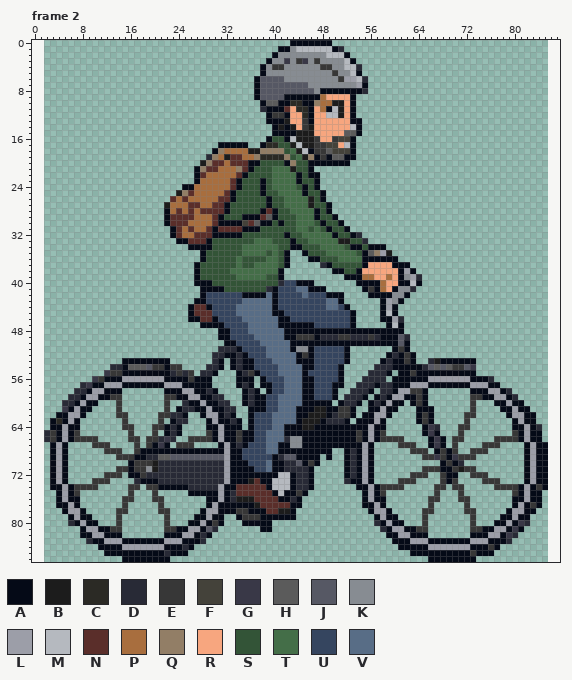
Pixel-art file, stored at art/source/rw_cyclist_adult2/rw_cyclist_adult2_pedal.aseprite. Above: the version before the commit.
84x87 pixels, 8 frames. Shown: frame 2. The old version is drawn lined up with the new one, on the new canvas. The commit also changed other frames, which this record leaves out.
Palette (. is transparent): A #050a17  B #1c1c1c  C #2b2a25  D #282a36  E #373737  F #44423a  G #393847  H #5b5b5b  J #565864  K #878c92  L #9c9ea8  M #b5b9bf  N #5a2e2a  P #a86e3e  Q #927e66  R #f7a67f  S #335437  T #446e48  U #35455f  V #586d86
After:
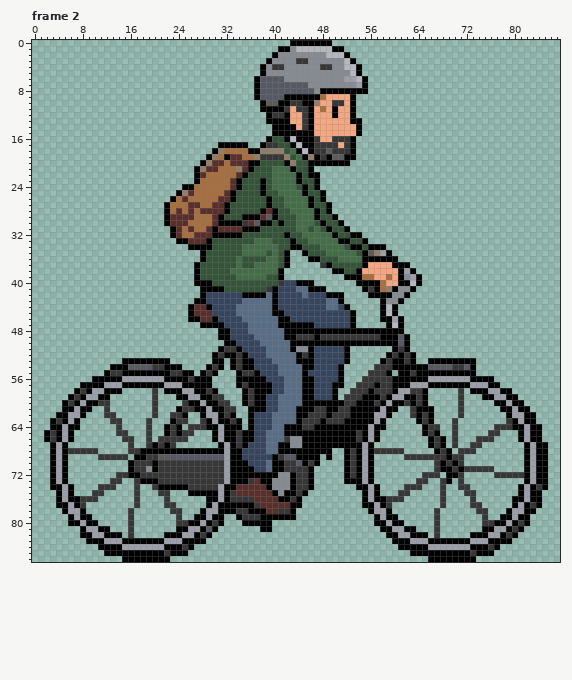
From old to new:
canvas 84x87 -> 88x87, the old top-left corner now at 2,0
colour A: #050a17 -> #000000
Changed rows in their new state; - is a pixel that keeps its letter.
Frame 2:
first column x 28:
 1 -----------------------A----
 3 --------------K--E-K--------
 4 --------------------------A-
 5 ----------------------K-----
 6 -----------------------K---A
 8 ---------------------------A
10 ---------------EE---RREE----
11 ----------A---E-EE---RAR----
12 -----------------E---RAR----
13 --------------A-------------
14 -------------A-A--A------R--
15 ----------------AAA-----RR--
16 ----------------AAA----EE---
17 -----------EE--A-AA--EE-E---
18 --------AA------A-----EEE---
19 -A--A-----EEEE---A----------
20 A---------------------------
21 ---------------A------------
first column x 2:
25 ----------------------A------------------------------------------------------------
26 ---------------------A----------------------A--------------------------------------
27 --------------------A-----------------------A--------------------------------------
30 ---------------------------------E-------------------------------------------------
32 ----------------------------------------------------A------------------------------
33 -------------------------------------------------AA--A-----------------------------
35 ---------------------------------------------------------A-------------------------
37 ----------------------------------------------E------------------------------------
39 --------------------------------------------------------------A--------------------
40 ---------------------------------------E-------------------------------------------
41 -------------------------------------E-------------------Q---A---------------------
43 ---------------------------------------------------------K-------------------------
44 ---------------------------------------------------------M-------------------------
46 -----------------------------------------------------------A-----------------------
49 ----------------------------------------------EEE--EEE-E----A----------------------
51 -----------------------------AEE---------------------------------------------------
52 ----------------------------AE--E-------------------------E------------------------
53 ----------------------------A---E------------------------E------AA-----------------
54 -----------AA--------AA----AE---E----------------------EEE-----A-------A-----------
55 ----------A----------E-AA-AE-----E--------------------EEE--------------------------
56 --------AA-------------------------A-----------------EEEEE----------------A--------
57 ------AA-------------------------E-A----------------EEE-EE-------------------------
58 -----AE-----------E--------E------E-A--------------EEE-EEE-----------E-------A-----
59 ----AE-----..-----E-..------EE----E---------------EEE-A-E------------E-..-----A----
60 ---AE----EE-.-----E-.--E-----EE---E-------------A-EE-A-E----E--------E-.-----------
61 ---A------E-.-----E-.--EE-----EE-------------EE-----AA-------E-------E-.-----------
62 ----------EE..----E..EE-------E-------------EEE-E---A--------E-------E..-----------
63 --E--------EE.---E-.--EE--E----E-----------EEE-EEE-A----------------E-.------E-----
64 ------------E..--E..-E--EEE----------------EE-------------------EE--E..----EEE----A
65 A----.------EE.--E.--E-EE--.----------------------------.-------E---E.----EE--.----
66 A----....----E-.--.EEEEE....------------E---------------....-----E---.--EEE....----
67 --------...---E.---E-E...-------E--------------------------...---E-----EE...-------
68 ----EEEEE-...-E------------------------------------E---EEEEE-...----.EE-..---------
69 ---------EEE--.--EE--------------------E-----------E--------EEE--E--E-..-----------
70 ------------------AEEEEEEEEEEE----------EE---------E-------------E---E-------------
71 ------------..----AEEEEEEEEEEE----------EEEE-------E-----------..----A--EEE--------
72 ----------..-E---EEEEEEEEEEEEE---------KK-EE-------E---------..-EE.--E-...-EEEEE---
73 --------...EE--E---EEEEEEEEEEE----E---KKK-EE------A--------...EE----.E---...-------
74 -----....EEE--.--.------EEEEE---------KKK-EE------------....EEE--.--.-E----....----
75 -----.--EE----.E--.EE----------E-------K----------------.--EE----.E--.EE------.----
76 ------EEE----..E--..E----------EEEE------E---------------EEE----..E--..E-----------
77 ------E------.-E---.EE-------------E---------------------E------.-E---.EE----------
78 ------------..E----..EE----------------EE----------------------..E----..EE---------
79 ------------.-E-----.-E----------------------------------------.-E-----.-E---------
80 ----A-------.-E-----.-EE-------------------------------A-------.-E-----.-EE----EA--
81 -----------..-E-----..------A---------------------------A-----..-E-----..-----E----
82 --------------E-----------E--------------------------------------E-----------EA----
83 -------A------------------A--------------------------------------------------A-----
84 -----------------------E-----------------------------------------------------------
85 --------------------E--------------------------------------------------------------
Where, in picture pixels (left, top, right, bottom), the same in both pictures:
changed: (44, 40, 548, 562)
